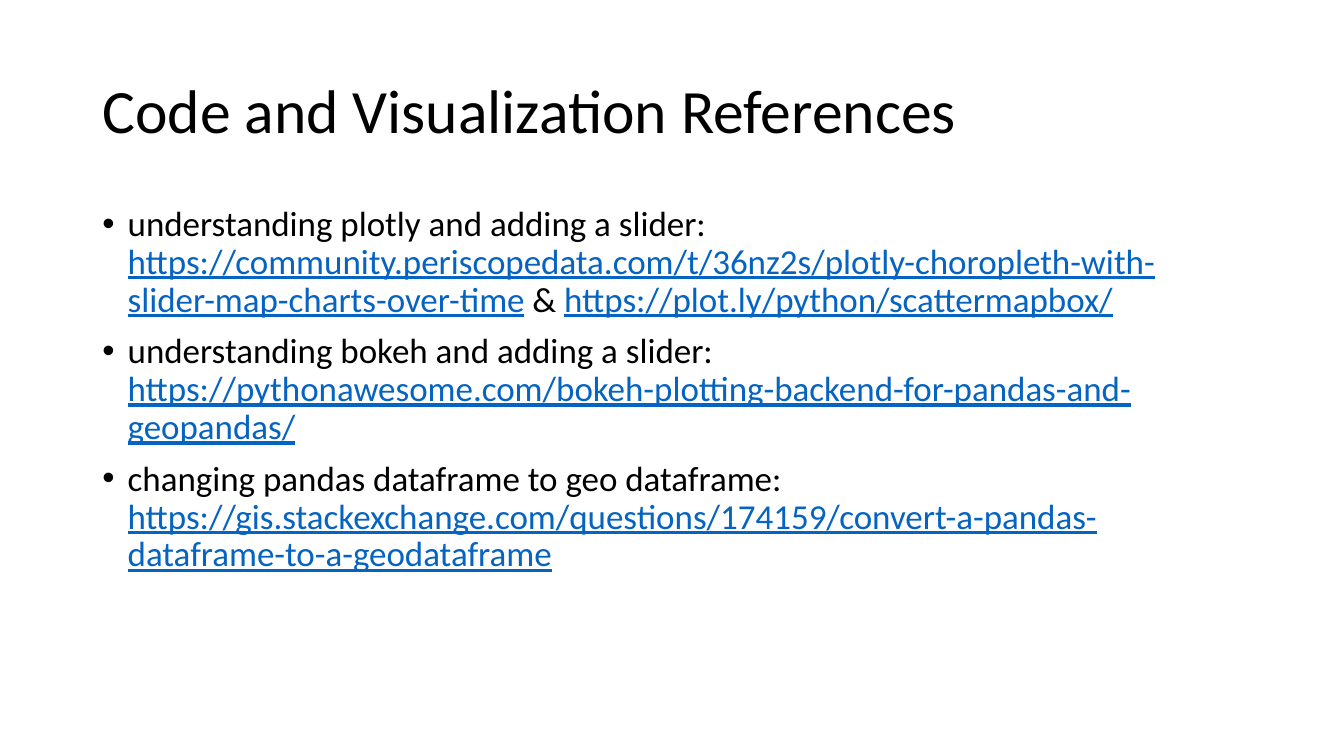
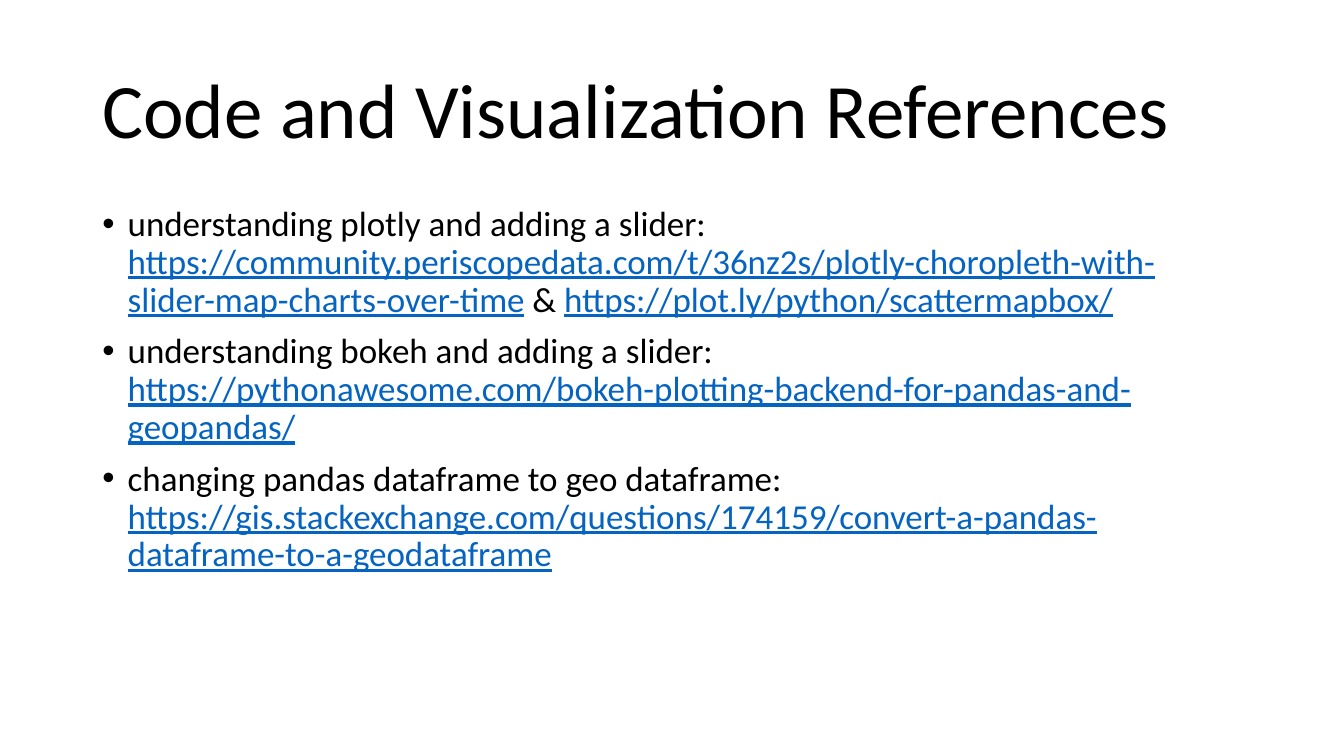
Before and after one commit to romansul/syrian-civil-war, a slide deck: slide 4 of FinalProjectPresentation.pptx (slide 3 before the commit). Drawn at 1344x756 pixels with LibreOffice and Linux fonts; fonts in the diff are those of the drawing; background and template pictures are left out. Boxes give left, top, right and bottom in pixels: in the first picture for what was removed or moved away, otherwise in the second. Text is boxed around its words. In the diff, an @@ line names an element or a change of style, - is before the commit and + after.

```diff
--- a/FinalProjectPresentation.pptx
+++ b/FinalProjectPresentation.pptx
@@ title "Code and Visualization References" at (102,84,1169,139): size 44 to 55 pt @@
```
Also in this commit, not shown: 4 other slides changed, 1 slide added.
